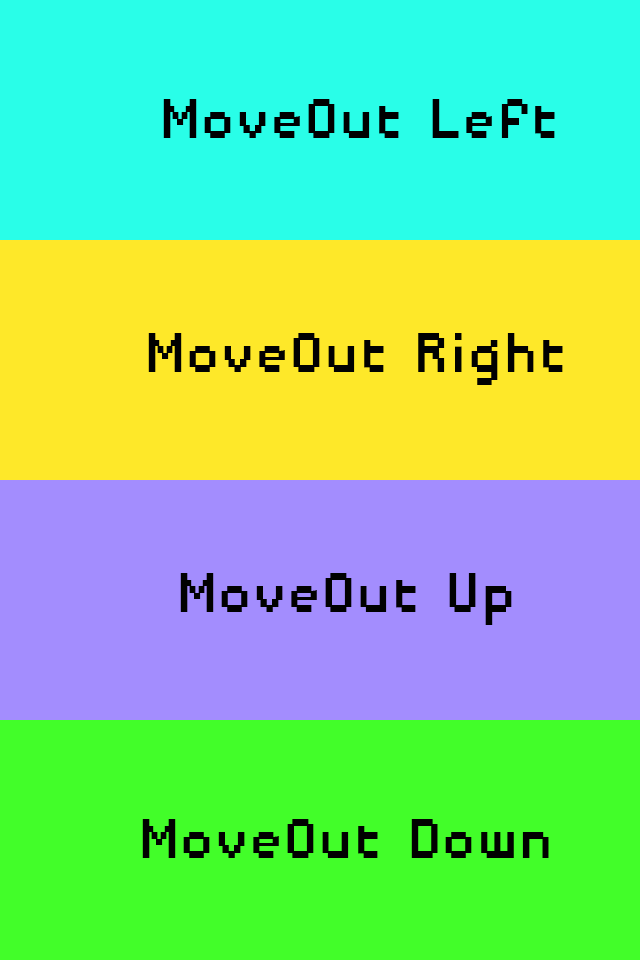
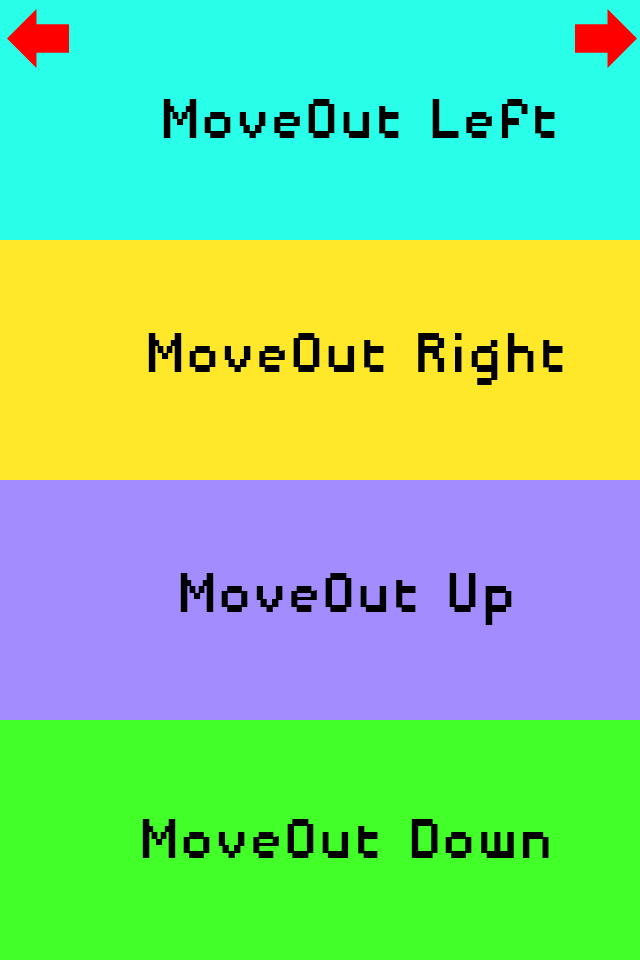
Layer changes from the first (640, 960) image to the second:
added layer "back move=5x0 psd=back" above "next move=-5x0 psd=builtin_move.psd" over left=7, top=9, right=69, bottom=68
added layer "next move=-5x0 psd=builtin_move.psd" above "caption" over left=575, top=9, right=637, bottom=68
